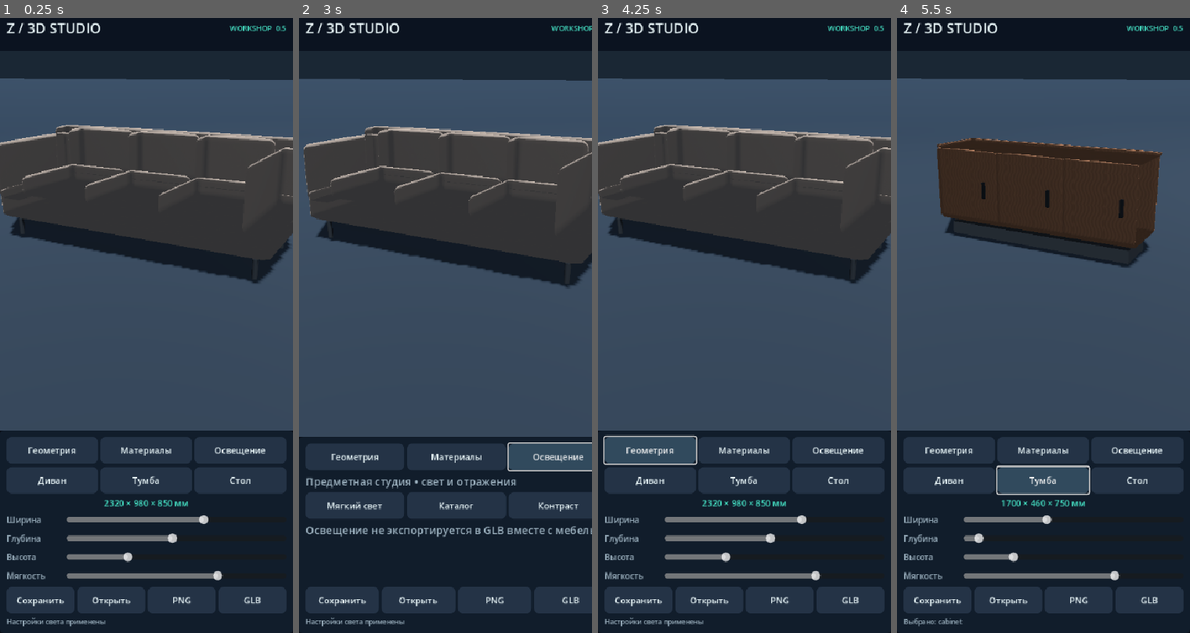
Above: before the commit, frames 1-4 (left to right).
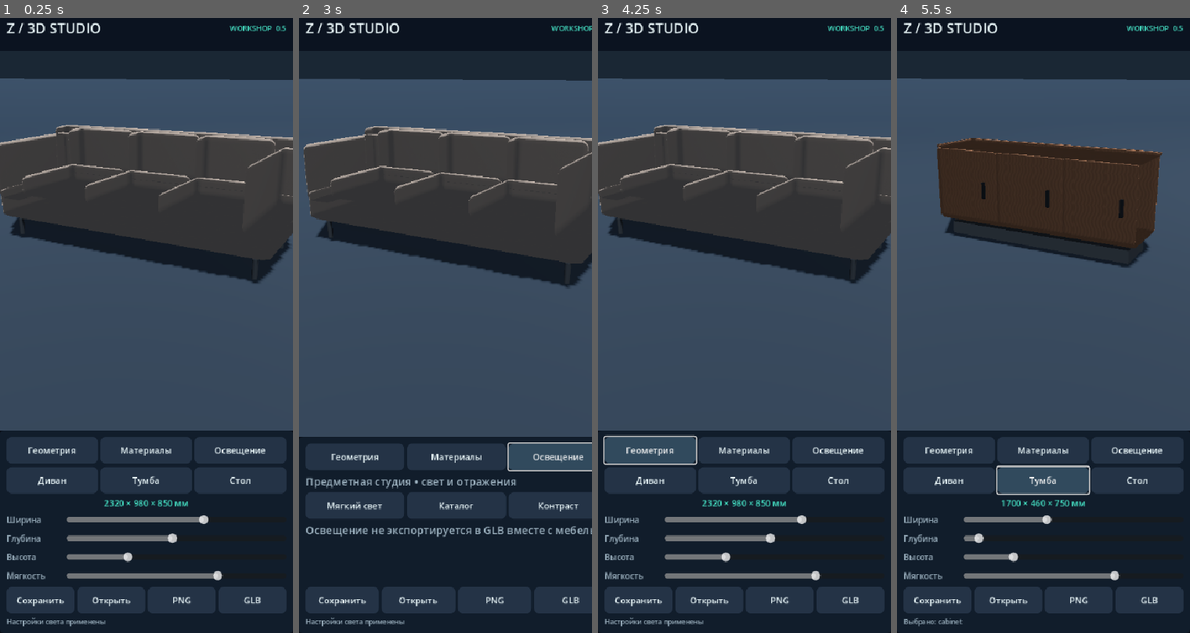
Above: after the commit, the same moments.

Repository: Gudvin7lol/Newgame
Game: Godot game, scene res://scenes/main.tscn
Two runs of this game, one before a commit and one after it. Both use one fixed random seed, a clock stepped at 60 frames per second and the inputs below.
Inputs:
- Up to frame 1 (0.25 s): no input
- Up to frame 2 (3 s): click "Геометрия" at 0.5 s; click "Материалы" at 1.25 s; click "Геометрия" at 2 s; click "Освещение" at 2.75 s
- Up to frame 3 (4.25 s): click "Геометрия" at 3.5 s
- Up to frame 4 (5.5 s): click "Диван" at 4.25 s; click "Тумба" at 5 s

The runs differ from the first frame. In frame 1, 0.1% of the frame differs, in the area x 2-99%, y 17-29%; in frame 2, 0.1%, in the area x 3-97%, y 17-28%; in frame 3, 0.1%; in frame 4, less than 0.1%.

Commit message:
Constrain soft cushion inflation to accurate external dimensions

Diff:
--- a/zamer-3d-studio/scripts/mesh_factory.gd
+++ b/zamer-3d-studio/scripts/mesh_factory.gd
@@ -38,12 +38,12 @@
                 var position:=near+outward*radius
                 var falloff:=pow(maxf(0.0,1.0-u*u),2.0)*pow(maxf(0.0,1.0-v*v),2.0)
                 if axis_n.y>0.5:
-                    position.y+=(0.004+0.013*fullness)*falloff
+                    position.y+=(0.002+0.005*fullness)*falloff
                     position.y+=sin(8.0*u+seed)*sin(7.0*v+seed)*0.0009*falloff
                 elif absf(axis_n.z)>0.5:
-                    position.z+=axis_n.z*(0.003+0.009*fullness)*falloff
+                    position.z+=axis_n.z*(0.001+0.003*fullness)*falloff
                 elif absf(axis_n.x)>0.5:
-                    position.x+=axis_n.x*0.005*fullness*falloff
+                    position.x+=axis_n.x*0.003*fullness*falloff
                 vtx.append(position)
                 nrm.append(outward)
                 uv.append(Vector2((u+1.0)*eu.length()*4.2,(v+1.0)*ev.length()*4.2))
